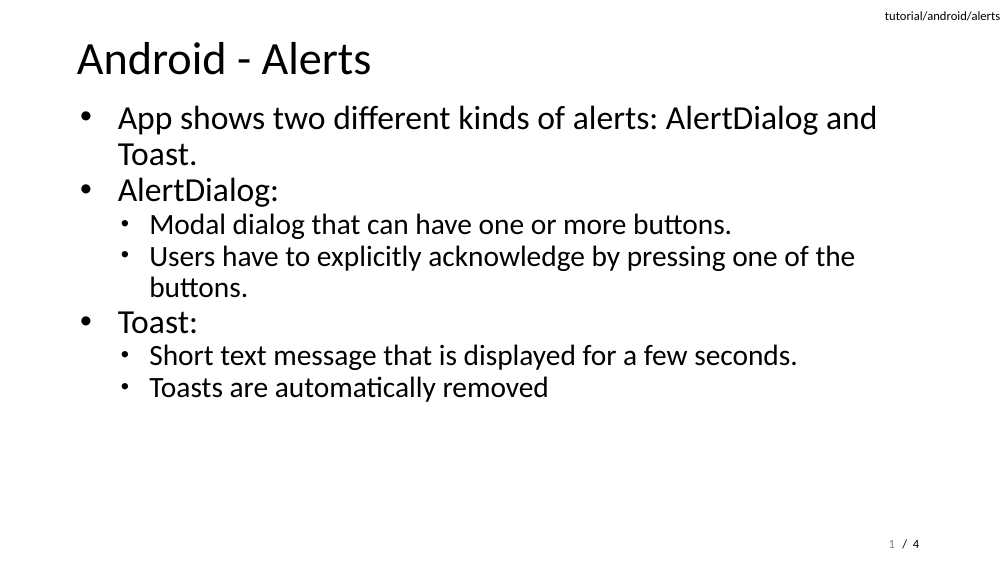
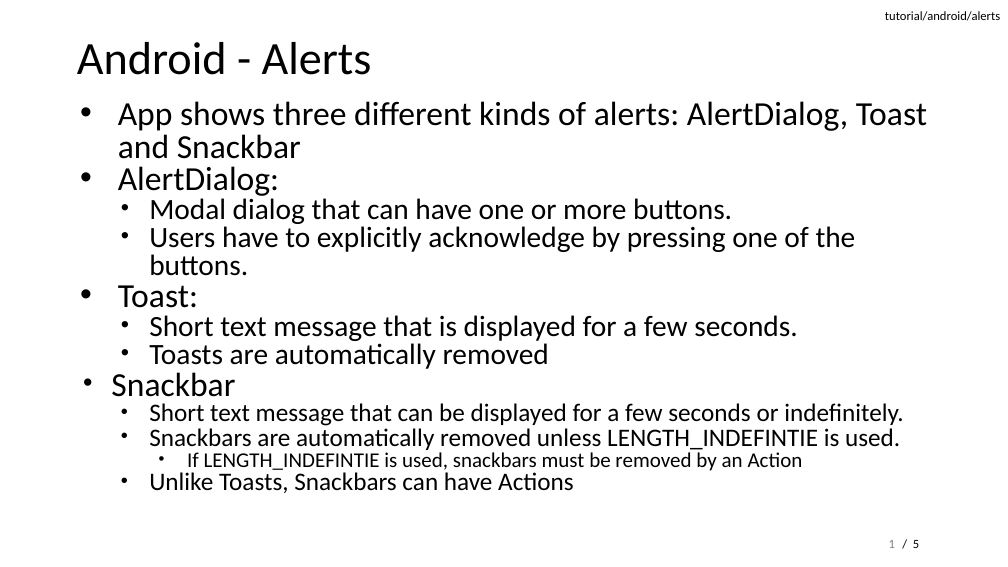
Before and after one commit to apuder/android-tutorials, a slide deck: slide 1 of android/alerts/doc/slides.pptx. Drawn at 1008x567 pixels with LibreOffice and Linux fonts; fonts in the diff are those of the drawing. Boxes give left, top, right and bottom in pixels: in the first picture for what was removed or moved away, otherwise in the second. Text is boxed around its words. In the diff, an @@ line names an element or a change of style, - is before the commit and + after.

Commit message:
Added Snackbar to Alerts Tutorial. Updated Slides

```diff
--- a/android/alerts/doc/slides.pptx
+++ b/android/alerts/doc/slides.pptx
@@ text at <box>118,101,927,159</box>: text changed @@
-• App shows two different kinds of alerts: AlertDialog and Toast.
+• App shows three different kinds of alerts: AlertDialog, Toast and Snackbar
@@ text at <box>118,166,856,369</box>: line spacing 0.9 to 0.8 @@
@@ text at <box>149,403,903,493</box>: paragraphs added @@
+• Snackbar
+  • Short text message that can be displayed for a few seconds or indefinitely.
+  • Snackbars are automatically removed unless LENGTH_INDEFINTIE is used.
+    • If LENGTH_INDEFINTIE is used, snackbars must be removed by an Action
+  • Unlike Toasts, Snackbars can have Actions
@@ text at <box>913,540,919,548</box>: text changed @@
-/ 4
+/ 5
```
Also in this commit, not shown: 3 other slides changed, 1 slide added, 6 other files.
